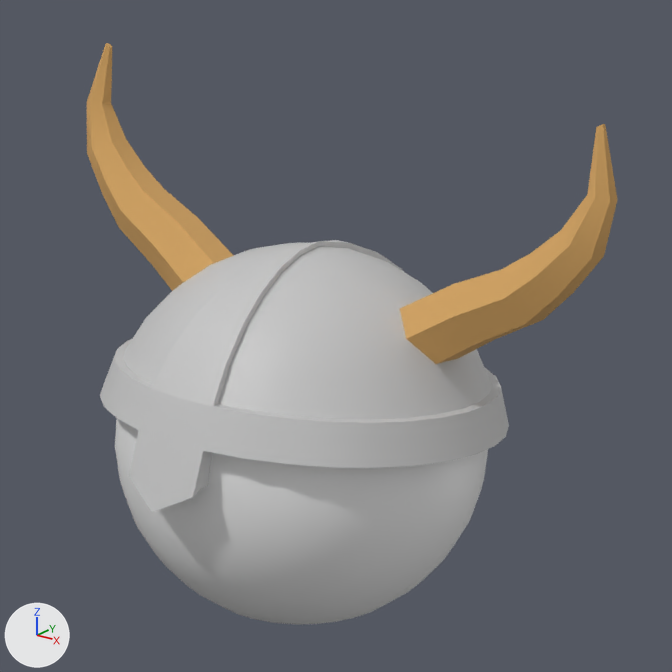
Before and after pictures for a commit that changed the Blender file store items.blend.
Rendered twice from the file's camera 'Camera'. The lights are fixed; the arrows at lower left show +X, +Y and +Z.

The older version as bpy lines, for what is in view:
```python
me_béziercurve = bpy.data.meshes.new('BézierCurve')
me_béziercurve.from_pydata(...)  # 697 vertices, 722 faces; spans x -0.88..0.88, y -0.61..0.57, z -0.09..0.99
me_béziercurve.polygons.foreach_set('use_smooth', [True] * 722)
# faces by material slot: [80, 642]
me_béziercurve.materials.append(mat_material)  # orange #d3a462
me_béziercurve.materials.append(mat_material_001)  # light grey #c5c5c5
me_sphere = bpy.data.meshes.new('Sphere')
me_sphere.from_pydata(...)  # a UV sphere (32 segments, 16 rings, poles along z) spanning x -0.5..0.5, y -0.5..0.5, z -0.5..0.5
me_sphere.polygons.foreach_set('use_smooth', [True] * 512)
ob_player = bpy.data.objects.new('player', me_sphere)
ob_player.location = (0.0, 0.0, 0.0)
ob_viking_helmet = bpy.data.objects.new('viking helmet', me_béziercurve)
ob_viking_helmet.location = (0.0, 0.0, 0.0)
ob_viking_helmet.rotation_euler = (-0.141, 0.0, 0.0)  # degrees (-8.1, 0, 0)
ob_viking_helmet.scale = (0.963, 0.963, 0.963)
```
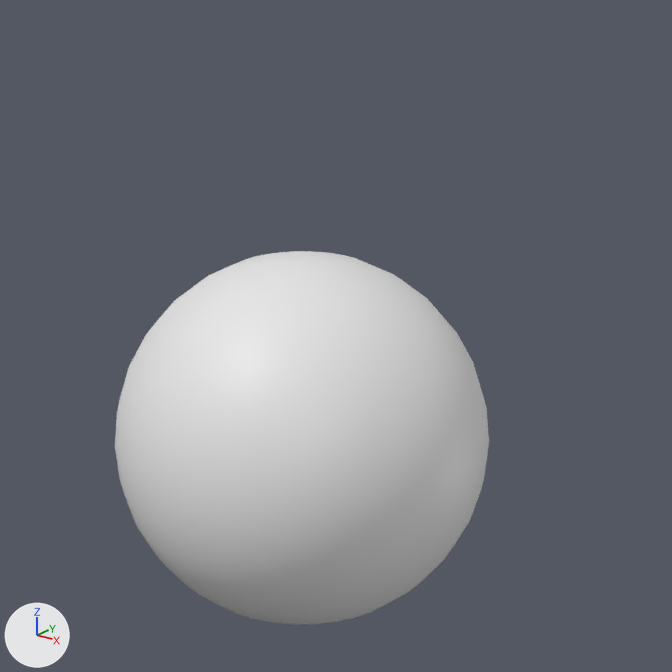
What changed in the scene script:
```text
Change ob_viking_helmet:
    add ob_viking_helmet.hide_render = True
```

Changed parts and their boxes [x1, y1, x2, y2] in the pictures (672 x 672 px):
'viking helmet', hidden: before [87, 43, 617, 512]
'player', unchanged, uncovered by the edit: before [115, 419, 488, 625]; after [115, 251, 489, 625]
